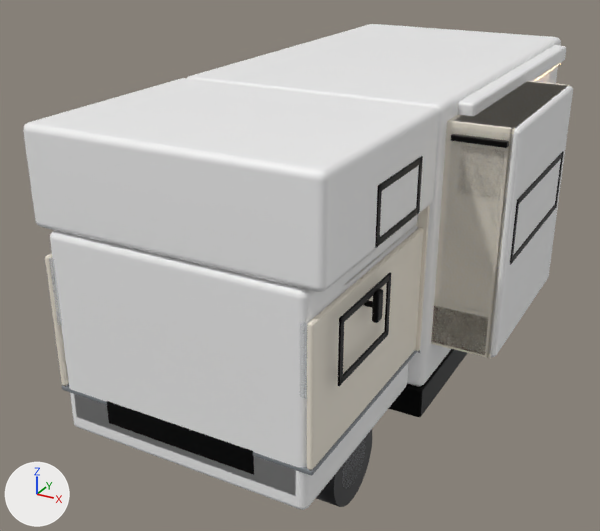
Two versions of the Blender file model/rv.blend, one commit apart.
One viewpoint serves both versions: a 50 mm lens placed at (3.33, -6.08, 3.59), pointed at (-0.36, 0.63, 0.24). Lighting does not change. The marker at lower left points along +X, +Y and +Z. The picture after the commit comes second.

In view in the first picture: 'body_alcove', 'body_cab', 'body_habitation', 'bulkhead', 'exterior_details', 'shell_details', 'skirt', 'slideout_base', 'slideout_box', 'slideout_shell', 'wheel_front_kerb' and 3 more.
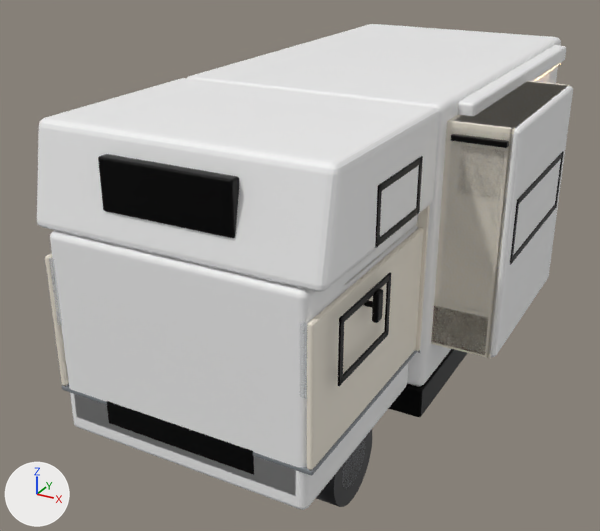
Where the change shows, as pixel boxes (x1, y1, x2, y2) in the pictures (600 x 531 px):
'body_alcove', reshaped: before (23, 78, 439, 292); after (37, 78, 439, 292)
part 2 of me_cube_017, added: after (98, 154, 239, 238)

The edits, one by one:
me_cube_004 is used by ob_body_alcove; location (0.0, -0.97, 1.75).
me_cube_004 had 96 vertices, 98 faces and spanned x -1.23..1.23, y -0.97..0.97, z -0.4..0.4.
me_cube_004 now has 96 vertices, 98 faces and spans x -1.23..1.23, y -0.96..0.97, z -0.4..0.4.
me_cube_004 part 1: 38 of the vertices in x -1.23..1.23, y -0.97..-0.91, z -0.37..0.4 are multiplied about their middle by the matrix ((1.0, 0.0, 0.0), (0.0, 1.011, 0.2), (0.0, -0.004, 1.001)), then moved by (0.0, 0.08, 0.0).
me_cube_017 is used by ob_exterior_details; location (0.0, 0.0, 0.0).
me_cube_017 had 5960 vertices, 5898 faces and spanned x -1.27..1.81, y -1.95..4.22, z -0.9..2.11.
me_cube_017 now has 6056 vertices, 5996 faces and spans x -1.27..1.81, y -1.95..4.22, z -0.9..2.11.
me_cube_017 part 2: a new loose piece of 96 vertices spanning x -0.55..0.55, y -1.92..-1.82, z 1.59..1.99, in mat_role_metal_dark (black #1f1f1f).
Other edits to the shape of me_cube_017 do not show in these pictures.
